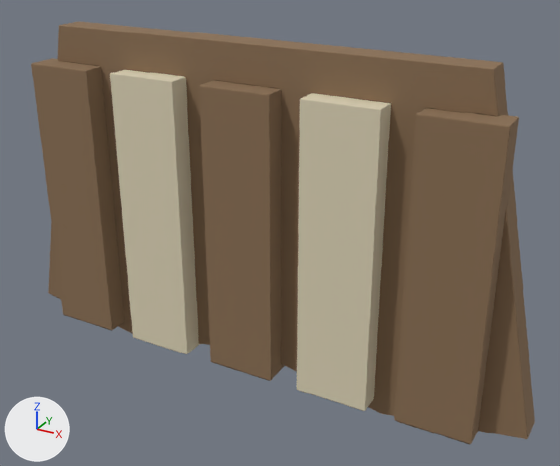
The glTF model public/assets/island/characters/wear/x2_cape_bamboo_screen_low.glb as it was, and as the next commit left it.
Both versions are drawn from a 50 mm camera at (8191.994, 7985.992, -14291.611) aimed at (8191.537, 7986.823, -14292.026). The lights are fixed; the arrows at lower left show +X, +Y and +Z. The first picture is the older version. Vertices at exactly the same position are counted once.

The scene before the commit, as lines of its bpy script (objects in view):
```python
me_mesh_0 = bpy.data.meshes.new('Mesh_0')
me_mesh_0.from_pydata(...)  # 156 vertices, 288 faces; spans x 8191.11..8191.89, y 7986.774..7986.844, z -14292.248..-14291.778
# faces by material slot: [200, 88]
me_mesh_0.materials.append(mat_primary)  # brown #8b7054
me_mesh_0.materials.append(mat_fixed)
ob_mesh_0 = bpy.data.objects.new('Mesh_0', me_mesh_0)
ob_mesh_0.location = (0.0, 0.0, 0.0)
```
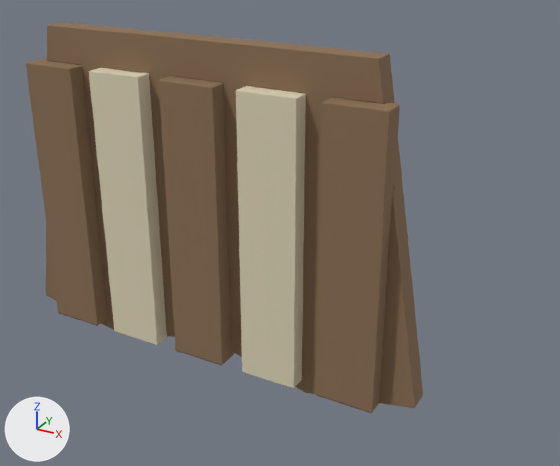
The newer file is also turned or shifted as a whole; pictures and numbers use the older file's frame.

Changed parts and their boxes [x1, y1, x2, y2] in the pictures (560 x 466 px; the box of a moved part takes in the faces that stretch with it):
part 1 of me_mesh_0, moved or reshaped: before [31, 21, 535, 444]; after [26, 22, 423, 413]

Edits to the bpy script that builds the scene:
```text
Change me_mesh_0:
    used by ob_mesh_0; location = (0.0, 0.0, 0.0)
    remove me_mesh_0.from_pydata(...)  # 156 vertices, 288 faces; spans x 8191.11..8191.89, y 7986.774..7986.844, z -14292.248..-14291.778
    add me_mesh_0.from_pydata(...)  # 156 vertices, 288 faces; spans x 8191.11..8191.749, y 7986.774..7986.83, z -14292.248..-14291.778
    me_mesh_0 part 1
    265 faces are deleted
    3 vertices in x 8191.409..8191.41, y 7986.774, z -14291.829..-14291.828 move by (-0.054, 0.0, 0.0)
    153 vertices move from x 8191.11..8191.89, y 7986.774..7986.844, z -14292.248..-14291.778 to x 8191.11..8191.749, y 7986.774..7986.83, z -14292.248..-14291.778
    185 new faces join them, mat_primary
    80 new faces join them, mat_fixed
```
